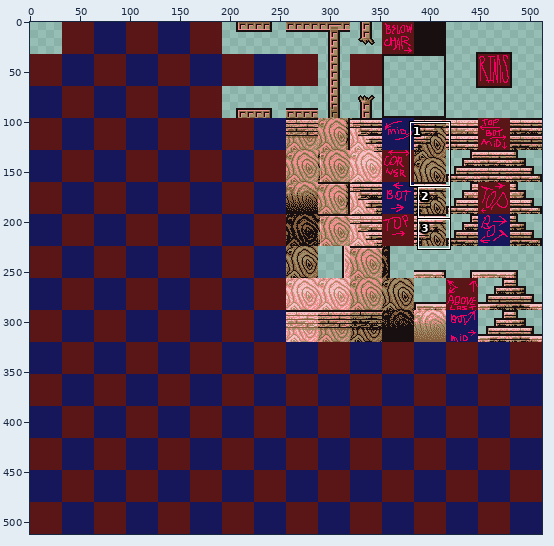
Two states of a sprite sheet, ENTROPY/Graphics/Tilesets/PalaceWooden5.png. Above, an overview of the earlier version with the close-up marked.
Close-up. Before the commit:
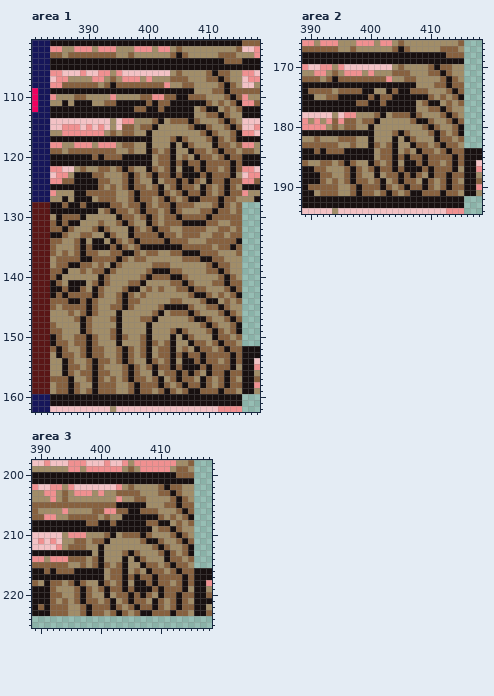
The file is 512x512 pixels. Shown: area 1: x 381..418, y 101..162; area 2: x 389..418, y 166..194; area 3: x 389..418, y 198..225.
Once edited:
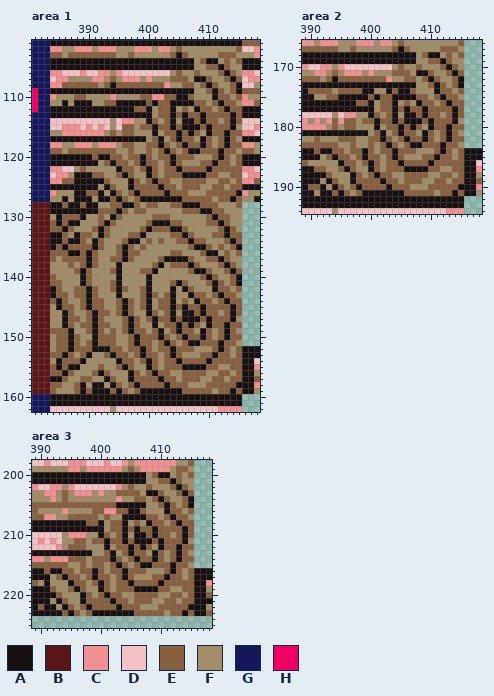
Palette (. is transparent): A #181010  B #5a1616  C #f09090  D #f3c2c5  E #87613f  F #a18d68  G #16165a  H #f00060
What changed:
Changed rows in their new state; - is an unchanged pixel.
Area 1:
first column x 384:
104 ------------------------FE--F-F-
105 ------------------------FFEE-EFF
106 ------------------------E-FF-AE-
107 ------------------------AA-FF-AE
108 -------------------------EAEFF-A
109 --------------------------EA-F-A
110 ------------------------FF-AE-F-
111 ------------------------EEFEAE-F
112 -----------------F-E-FEFA-EFEAE-
113 -----------------FEE-E-EEA--E-AE
114 ----------------A-FEAFA--AEEFEAE
115 ------------------EEAEAA-EAEE--F
116 ----------------FA-EEAEAEF--EA-E
117 ----------------FEA----E-A-F-A-F
118 ----------------EEAEFE--EAEF-AE-
119 ----------------EFEAE-E-A-E-----
120 ---------A--FEE-E----E-EFFFEAEF-
121 --------FE-EEFE-EEF---FFFE-A--F-
122 --------FF-AE--E----EAEE-EA-E-E-
123 -----------EAEF-AEF-E----AE-FFEE
124 --------A---F---E-E-FF-E-EFF-EF-
125 --------FA--F---E--E-F--EFFE-F-E
126 --------AFAE------EAE-EFFF-E-E-A
127 --------AA-AEFEAAAA-AA-EE--FE-AE
128 --------FF--AA-F-EFFE-AAAEE-FF--
129 --------E-EA---EFF-FFFEEEAAE-F-F
130 --------E-AEFF-FF-E-FFFFFFEA--FF
131 ---------AEFFF--EAAA--FFFF--AEFF
132 -------------FFEAE--AA-FFF---AEF
133 ----A---AEF--E-AFFFF-EA-F----A--
134 AAEAAE--E-FFEA-F-F-FF--AEEFFF-AE
135 AEAE-E--EFFEAEFEFFFFFFF-AA---FEA
136 -E-AAEA---F--E--FF----FFF-AA-E--
137 EF---E--FF-EAEFF--EAAAA-FFE-AE--
138 -FFEF-AEF-FA------AFEEEAE-FF-AE-
139 FFF-EAEFFF-A---E--FFFF-EAA-FF-AE
140 -F---AE-FF-A---F-FFFFFF--EAEFF-A
141 E--FF-EFFFEA-FFFA----AEF--EA-F-A
142 -EFFE-AEF-EA-FFEA-F-AFAEFF-AE-F-
143 --EF--AEF--AFF--AE-EA--AEEFEAE-F
144 -A-FF---E-----FEA-EEAFE-A-EFEAE-
145 FA--F---E-F----EA--E-E--EA--E-AE
146 --A--FEAEE-EAE--A-FEAFA--AEEFEAE
147 --AE-F-AE-FFEAEF--EEAEAA-EAEE--F
148 F-AE-E-AEE-FEAE-FA-EEAEAEF--EA-E
149 --EA-F-AE--FEAEEFEA----E-A-F-A-F
150 F-EA-FFAEE-FFEA-EEAEFE--EAEF-AE-
151 F--A-FEAEEEF-EA-EFEAE-E-A-E-----
152 FE-AE-EAAAE-F-EAE----E-EFFFEAEF-
153 EEA----FFEA-EFEAEEF---FFFE-A--F-
154 -AE-EAFFFF-AE--E----EAEE-EA-E-E-
155 EAEAA-FF---EAEF-AEF-E----AE-FFEE
156 EE---FFEA---F---E-E-FF-E-EFF-EF-
157 AA-F-E-FFA--F---E--E-F--EFFE-F-E
158 E-FF-A--AFAE------EAE-EFFF-E-E-A
159 EFFF-A--AA-AEFEAAAA-AA-EE--FE-AE
Area 2:
first column x 392:
168 ----------------FE--F-F-
169 ----------------FFEE-EFF
170 ----------------E-FF-AE-
171 ----------------AA-FF-AE
172 -----------------EAEFF-A
173 ------------------EA-F-A
174 ----------------FF-AE-F-
175 ----------------EEFEAE-F
176 ---------F-E-FEFA-EFEAE-
177 ---------FEE-E-EEA--E-AE
178 --------A-FEAFA--AEEFEAE
179 ----------EEAEAA-EAEE--F
180 --------FA-EEAEAEF--EA-E
181 --------FEA----E-A-F-A-F
182 --------EEAEFE--EAEF-AE-
183 --------EFEAE-E-A-E-----
184 -A--FEE-E----E-EFFFEAEF-
185 FE-EEFE-EEF---FFFE-A--F-
186 FF-AE--E----EAEE-EA-E-E-
187 ---EAEF-AEF-E----AE-FFEE
188 A---F---E-E-FF-E-EFF-EF-
189 FA--F---E--E-F--EFFE-F-E
190 AFAE------EAE-EFFF-E-E-A
191 AA-AEFEAAAA-AA-EE--FE-AE
Area 3:
first column x 392:
200 ----------------FE--F-F-
201 ----------------FFEE-EFF
202 ----------------E-FF-AE-
203 ----------------AA-FF-AE
204 -----------------EAEFF-A
205 ------------------EA-F-A
206 ----------------FF-AE-F-
207 ----------------EEFEAE-F
208 ---------F-E-FEFA-EFEAE-
209 ---------FEE-E-EEA--E-AE
210 --------A-FEAFA--AEEFEAE
211 ----------EEAEAA-EAEE--F
212 --------FA-EEAEAEF--EA-E
213 --------FEA----E-A-F-A-F
214 --------EEAEFE--EAEF-AE-
215 --------EFEAE-E-A-E-----
216 -A--FEE-E----E-EFFFEAEF-
217 FE-EEFE-EEF---FFFE-A--F-
218 FF-AE--E----EAEE-EA-E-E-
219 ---EAEF-AEF-E----AE-FFEE
220 A---F---E-E-FF-E-EFF-EF-
221 FA--F---E--E-F--EFFE-F-E
222 AFAE------EAE-EFFF-E-E-A
223 AA-AEFEAAAA-AA-EE--FE-AE
